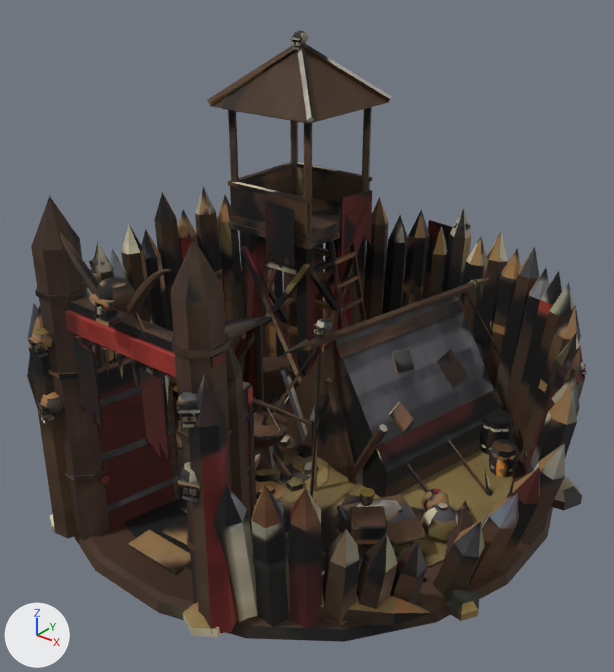
Two versions of the glTF model public/models/bandit_camp.glb, one commit apart.
Camera for both pictures: a camera (50 mm lens) standing at (7.46, -9.37, 8.17) and looking at (0.22, -0.32, 2.55). Every picture has the same lights, and +X, +Y and +Z are marked at lower left. The first picture is the older version. Where no turn or scale is listed for an object, it has been applied to the vertices. Vertices at exactly the same position are counted once.

The older version as bpy lines, for what is in view:
```python
me_anim_banners = bpy.data.meshes.new('Anim_Banners')
me_anim_banners.from_pydata(...)  # 98 vertices, 168 faces; spans x -4.03..3.73, y -3.79..4.07, z 1.45..4.05
me_anim_banners.materials.append(mat_teamcolor)
me_static_mesh = bpy.data.meshes.new('Static_Mesh')
me_static_mesh.from_pydata(...)  # 6772 vertices, 11376 faces; spans x -4.16..4.25, y -4.06..4.09, z 0.0..6.63
me_static_mesh.materials.append(mat_atlas)  # picture img_bandit_camp_atlas
ob_anim_banners = bpy.data.objects.new('Anim_Banners', me_anim_banners)
ob_anim_banners.location = (0.0, 0.0, 0.0)
ob_static_mesh = bpy.data.objects.new('Static_Mesh', me_static_mesh)
ob_static_mesh.location = (0.0, 0.0, 0.0)
```
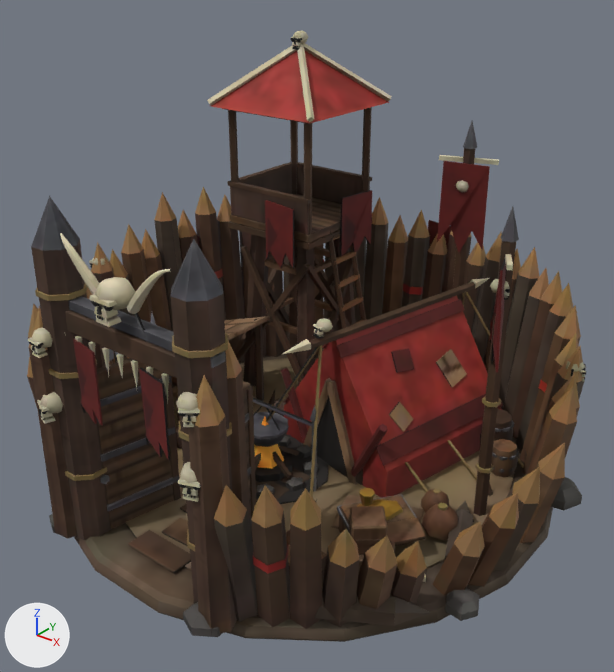
The change in detail:
me_anim_banners is used by ob_anim_banners; location (0.0, 0.0, 0.0).
me_anim_banners had 98 vertices, 168 faces and spanned x -4.03..3.73, y -3.79..4.07, z 1.45..4.05.
me_anim_banners now has 126 vertices, 216 faces and spans x -4.03..3.73, y -3.79..4.07, z 1.45..4.71.
me_anim_banners part 1: a new loose piece of 14 vertices spanning x 0.67..1.43, y 2.54..2.88, z 3.21..4.71, in mat_teamcolor.
me_anim_banners part 2: a new loose piece of 14 vertices spanning x 2.82..3.27, y -0.2..0.53, z 2.81..4.31, in mat_teamcolor.
me_anim_banners part 3: 168 kept faces spanning x -4.03..3.73, y -3.79..4.07, z 1.45..4.05 get new texture (UV) coordinates.
me_static_mesh is used by ob_static_mesh; location (0.0, 0.0, 0.0).
me_static_mesh had 6772 vertices, 11376 faces and spanned x -4.16..4.25, y -4.06..4.09, z 0.0..6.63.
me_static_mesh now has 7240 vertices, 12184 faces and spans x -4.16..4.25, y -4.06..4.09, z 0.0..6.63.
me_static_mesh part 4: a new loose piece, a 6-sided cylinder along z spanning x 0.93..1.13, y 2.73..2.91, z 0.2..4.95, in mat_atlas (picture img_bandit_camp_atlas).
me_static_mesh part 5: a new loose piece, a 5-sided cone pointing to +z spanning x 0.91..1.12, y 2.7..2.93, z 4.95..5.4, in mat_atlas (picture img_bandit_camp_atlas).
me_static_mesh part 6: the loose piece of 26 vertices spanning x 3.55..3.83, y 1.36..1.63, z 2.31..2.55 is copied, and the copy is turned 88 degrees about the z axis through its middle and scaled by 0.834, then moved by (-2.66, 1.2, 1.92); it spans x 0.91..1.14, y 2.57..2.81, z 4.25..4.45.
me_static_mesh part 7: a new loose piece, a 6-sided cylinder along z spanning x 2.94..3.14, y 0.18..0.35, z 0.2..4.55, in mat_atlas (picture img_bandit_camp_atlas).
me_static_mesh part 8: a new loose piece, a 5-sided cone pointing to +z spanning x 2.92..3.14, y 0.15..0.38, z 4.55..5.0, in mat_atlas (picture img_bandit_camp_atlas).
me_static_mesh part 9: the loose piece of 26 vertices spanning x 2.58..2.81, y -2.07..-1.84, z 0.31..0.51 is copied, and the copy is turned -30.2 degrees about the z axis through its middle, then moved by (0.34, 2.1, 3.54); it spans x 2.91..3.15, y 0.03..0.26, z 3.85..4.05.
me_static_mesh part 10: a new loose piece, a 6-sided cylinder along z spanning x 2.926..3.15, y 0.137..0.396, z 1.051..1.109, in mat_atlas (picture img_bandit_camp_atlas).
me_static_mesh part 11: a new loose piece, a 6-sided cylinder along z spanning x 2.926..3.15, y 0.137..0.396, z 2.15..2.211, in mat_atlas (picture img_bandit_camp_atlas).
me_static_mesh part 12: 8 vertices added at x 0.57..1.48, y 2.62..3.02, z 4.71..4.79.
me_static_mesh part 13: 8 vertices added at x 2.77..3.3, y -0.16..0.7, z 4.32..4.39.
me_static_mesh part 14: 11345 kept faces spanning x -4.16..4.25, y -4.06..4.09, z 0.0..6.63 get new texture (UV) coordinates.
Other edits to the shape of me_static_mesh do not show in these pictures.

Changed parts and their boxes (x1, y1, x2, y2) in the pictures (614 x 672 px):
'Anim_Banners', reshaped (11% taller): before (73, 190, 574, 460); after (73, 161, 574, 460)
part 1 of me_anim_banners, added (red): after (437, 161, 490, 252)
part 2 of me_anim_banners, added (red): after (489, 259, 506, 372)
part 3 of me_anim_banners, surface changed: (73, 190, 574, 459) in both
part 4 of me_static_mesh, added (brown): after (453, 149, 475, 302)
part 5 of me_static_mesh, added: after (463, 121, 477, 149)
part 6 of me_static_mesh, added: after (455, 180, 469, 192)
part 7 of me_static_mesh, added (brown): after (474, 241, 516, 516)
part 8 of me_static_mesh, added: after (501, 207, 519, 242)
part 9 of me_static_mesh, added: after (490, 279, 509, 293)
part 10 of me_static_mesh, added: after (475, 463, 494, 474)
part 11 of me_static_mesh, added: after (482, 397, 501, 407)
part 12 of me_static_mesh, added: after (439, 155, 499, 165)
part 13 of me_static_mesh, added: after (505, 254, 513, 270)
part 14 of me_static_mesh, surface changed: (27, 30, 586, 642) in both
